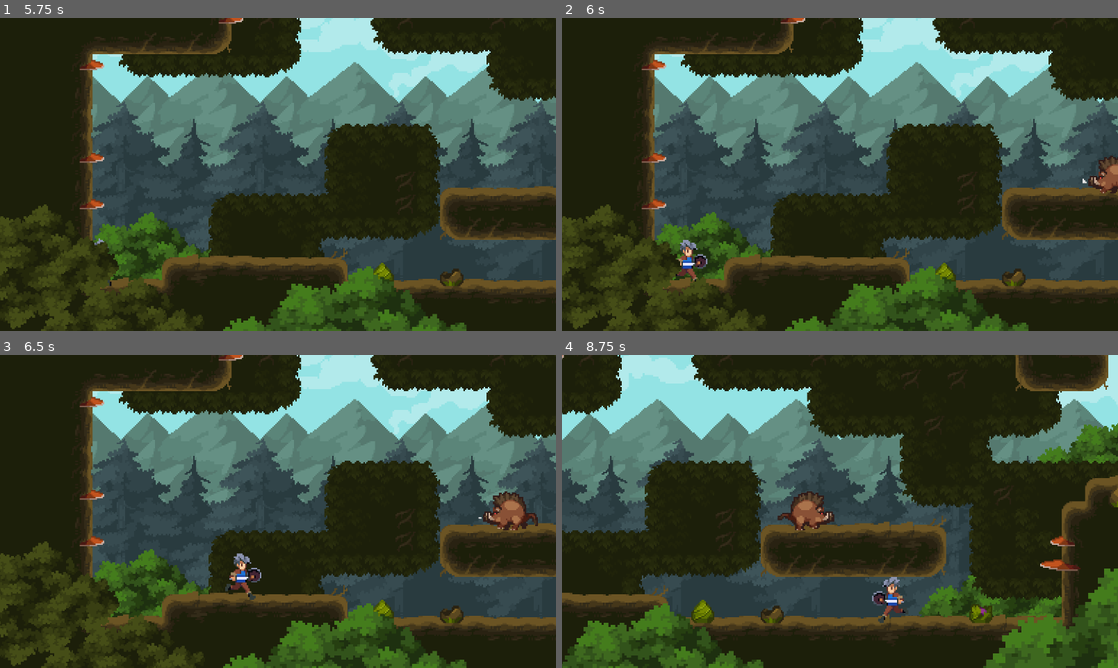
Above: before the commit, frames 1-4 (two rows, left to right).
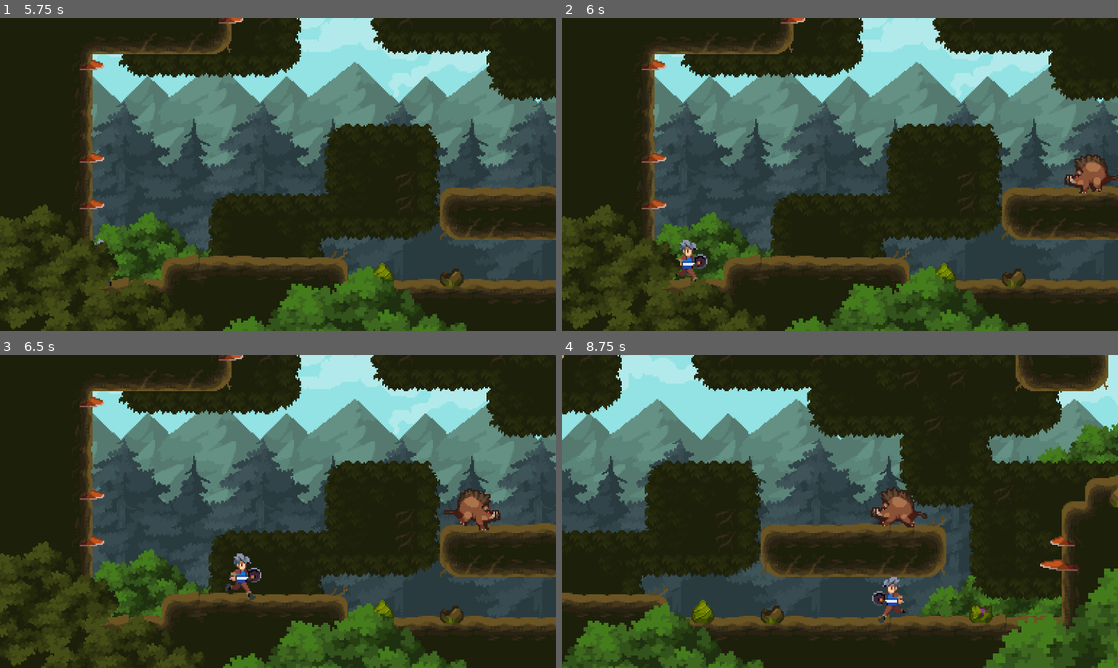
Above: after the commit, the same moments.

Repository: Amoyens1s/godot-learn
Game: Godot game, scene res://scenes/world.tscn
Same seed, same stepped clock (60 frames per second), same inputs: the game is played once before the commit and once after it.
Inputs:
- Up to frame 1 (5.75 s): tap Enter at 0.5 s; hold D (move_right) 0.53-1.28 s; hold J (attack) 0.53-1.28 s; tap Space (jump) at 0.77, 1.52, 3.02, 3.77, 4.52 s; hold A (move_left) 1.28-2.03 s; tap L at 1.35, 2.85, 4.35 s; hold J (attack) 2.03-2.78 s; hold D (move_right) 2.03-3.53 s; hold J (attack) 3.53-4.28 s; hold A (move_left) from 3.53 s (still down); hold J (attack) from 5.03 s (still down)
- Up to frame 2 (6 s): release A (move_left) at 5.78 s; release J (attack) at 5.78 s; hold D (move_right) from 5.78 s (still down); tap L at 5.85 s
- Up to frame 3 (6.5 s): keep holding D (move_right); tap Space (jump) at 6.02 s
- Up to frame 4 (8.75 s): hold J (attack) 6.53-7.28 s; tap Space (jump) at 6.77, 7.52 s; tap L at 7.35 s; release D (move_right) at 8.03 s; hold A (move_left) from 8.03 s (still down); hold J (attack) from 8.03 s (still down)

Frame 1 is identical in both runs. In frame 2, 0.9% of the frame differs, in the area x 90-100%, y 43-56%; in frame 3, 1.4%; in frame 4, 1.5%, in the area x 38-66%, y 42-56%.

Commit message:
feat:野猪视线不要穿墙

Diff:
--- a/03.勇者传说/scenes/enemies/boar.tscn
+++ b/03.勇者传说/scenes/enemies/boar.tscn
@@ -301,7 +301,7 @@
 [node name="PlayerChecker" type="RayCast2D" parent="Graphics" index="2"]
 position = Vector2(-9, 2)
 target_position = Vector2(-116, 0)
-collision_mask = 2
+collision_mask = 3
 
 [node name="FloorChecker" type="RayCast2D" parent="Graphics" index="3"]
 position = Vector2(-15, 16)
--- a/03.勇者传说/scripts/enemy/boar.gd
+++ b/03.勇者传说/scripts/enemy/boar.gd
@@ -10,6 +10,13 @@
 @onready var player_checker: RayCast2D = $Graphics/PlayerChecker
 @onready var floor_checker: RayCast2D = $Graphics/FloorChecker
 @onready var calm_down_timer: Timer = $CalmDownTimer
+
+
+func can_see_player() -> bool:
+	if not player_checker.is_colliding():
+		return false
+
+	return player_checker.get_collider() is Player
 
 
 func tick_physics(state: State, delta: float) -> void:
@@ -30,7 +37,7 @@
 
 
 func get_next_state(state: State) -> State:
-	if player_checker.is_colliding():
+	if can_see_player():
 		return State.RUN
 
 	match state:
--- a/03.勇者传说/scripts/player.gd
+++ b/03.勇者传说/scripts/player.gd
@@ -1,4 +1,5 @@
 extends CharacterBody2D
+class_name Player
 
 enum State {
 	IDLE,
